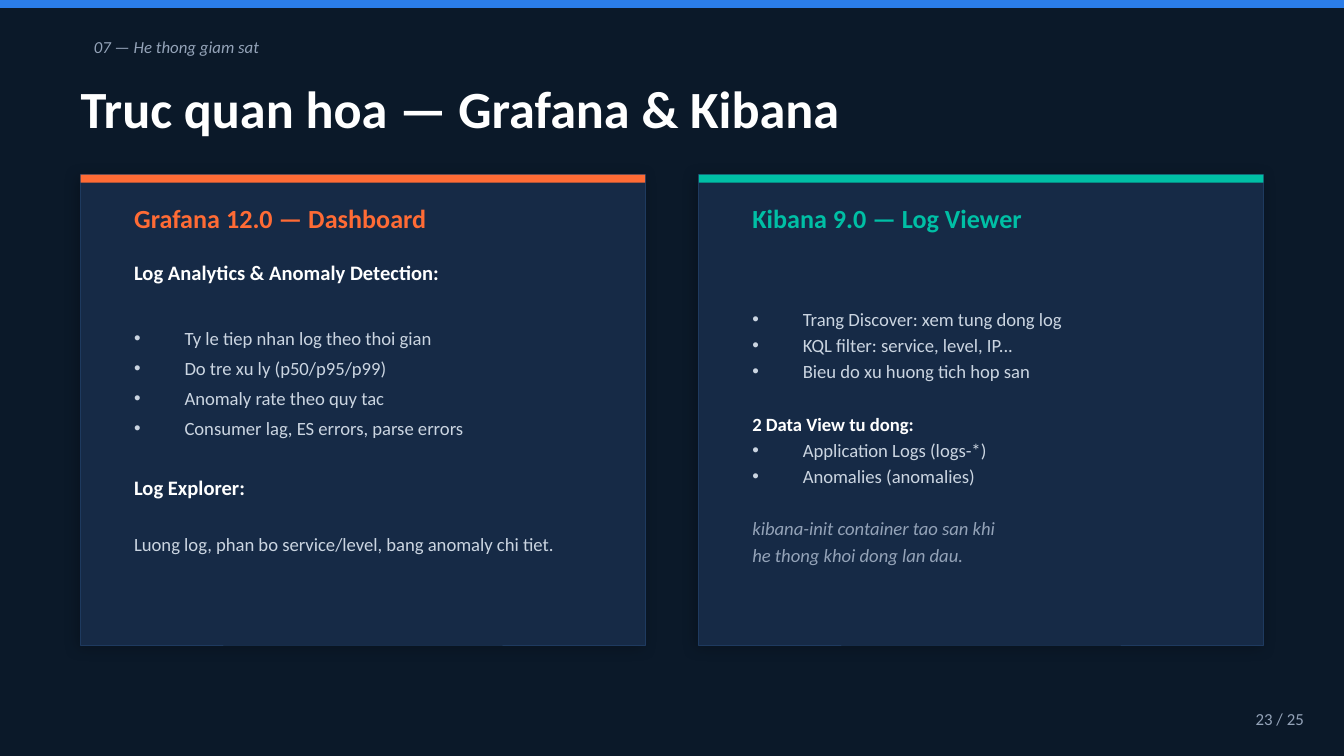
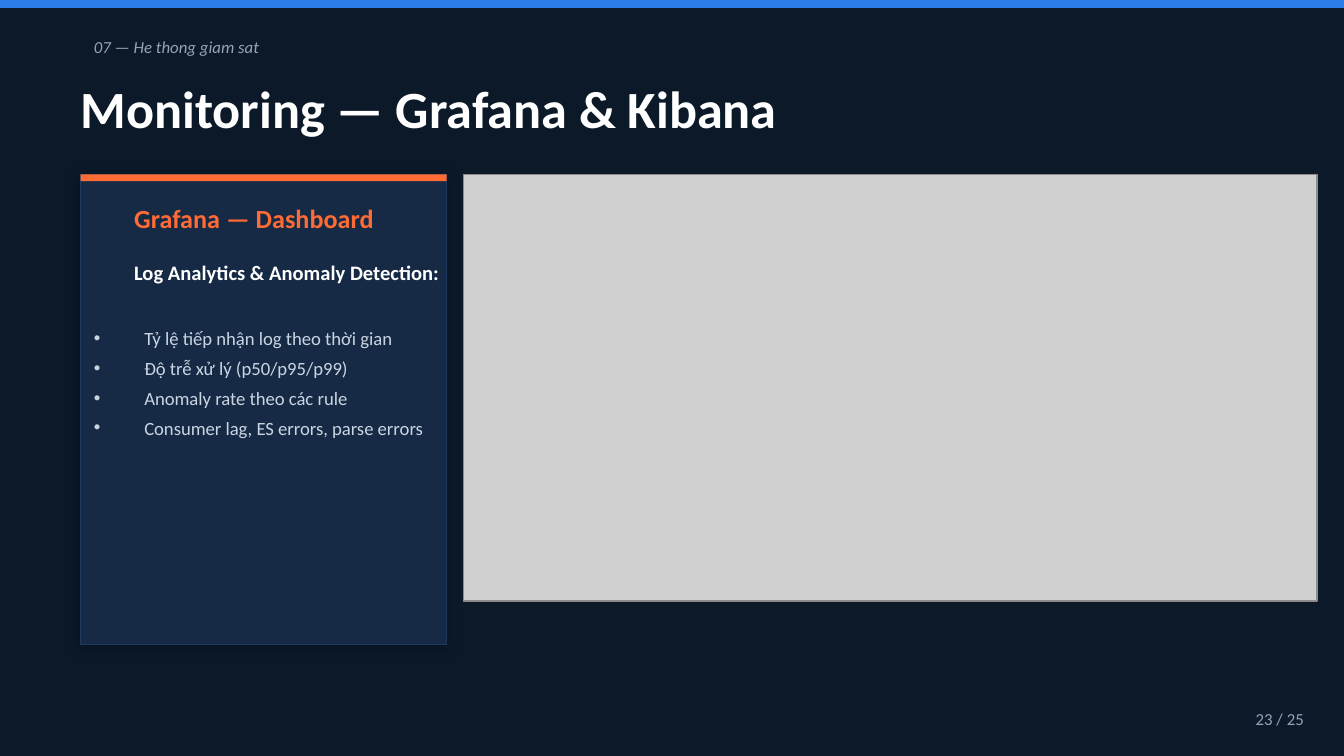
Before and after one commit to tienlamict/log-analytics-and-anomaly-detection, a slide deck: slide 18 of docs/presentation.pptx (slide 23 before the commit). Drawn at 1344x756 pixels with LibreOffice and Linux fonts; fonts in the diff are those of the drawing; grey boxes stand for pictures. Boxes give left, top, right and bottom in pixels: in the first picture for what was removed or moved away, otherwise in the second. Text is boxed around its words. In the diff, an @@ line names an element or a change of style, - is before the commit and + after.

```diff
--- a/docs/presentation.pptx
+++ b/docs/presentation.pptx
@@ text at <box>81,91,777,137</box>: text changed @@
-Truc quan hoa — Grafana & Kibana
+Monitoring — Grafana & Kibana
@@ rectangle: place and size @@
-rectangle at <box>81,175,645,645</box>
+rectangle at <box>81,175,446,645</box>
@@ rectangle: place and size @@
-rectangle at <box>81,175,645,183</box>
+rectangle at <box>81,175,446,181</box>
@@ picture added at <box>464,175,1317,601</box> @@
@@ rectangle removed at <box>699,175,1263,645</box> @@
@@ rectangle removed at <box>699,175,1263,183</box> @@
@@ text at <box>134,209,374,228</box>: text changed @@
-Grafana 12.0 — Dashboard
+Grafana — Dashboard
@@ text removed at <box>752,209,1022,233</box> @@
-Kibana 9.0 — Log Viewer
@@ text "Tỷ lệ tiếp nhận log ...": place and size @@
-text "Tỷ lệ tiếp nhận log ..." at <box>185,332,463,438</box>
+text "Tỷ lệ tiếp nhận log ..." at <box>144,331,423,438</box>
@@ text removed at <box>752,313,1062,565</box> @@
-• Trang Discover: xem tung dong log
-• KQL filter: service, level, IP...
-• Bieu do xu huong tich hop san
-2 Data View tu dong:
-• Application Logs (logs-*)
-• Anomalies (anomalies)
-kibana-init container tao san khi
-he thong khoi dong lan dau.
@@ text at <box>144,331,392,408</box>: text changed @@
-• Ty le tiep nhan log theo thoi gian
-• Do tre xu ly (p50/p95/p99)
-• Anomaly rate theo quy tac
+• Tỷ lệ tiếp nhận log theo thời gian
+• Độ trễ xử lý (p50/p95/p99)
+• Anomaly rate theo các rule
@@ text removed at <box>134,480,245,499</box> @@
-Log Explorer:
@@ text removed at <box>134,538,553,554</box> @@
-Luong log, phan bo service/level, bang anomaly chi tiet.
```
Also in this commit, not shown: 16 other slides changed, 3 slides added, 8 slides removed.
